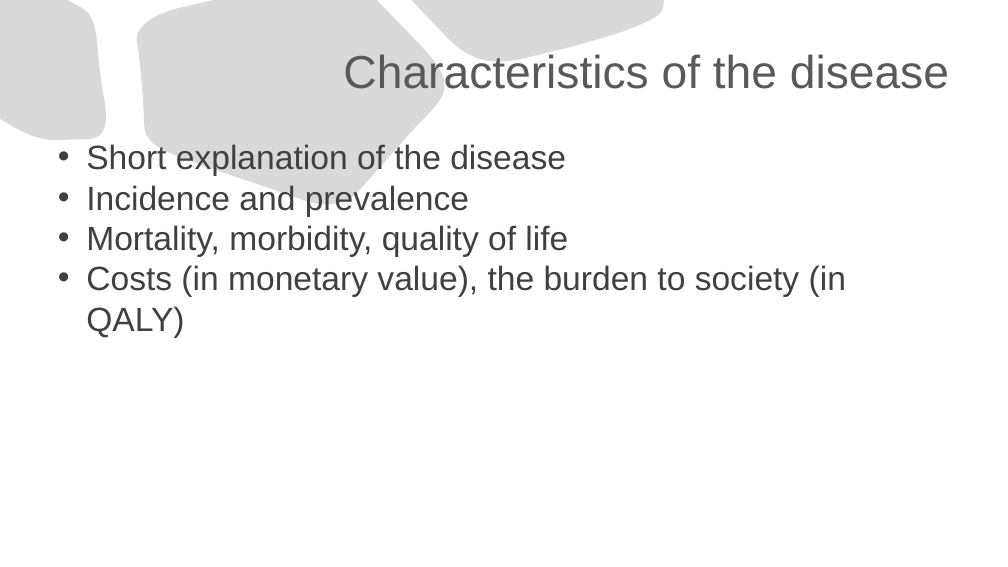
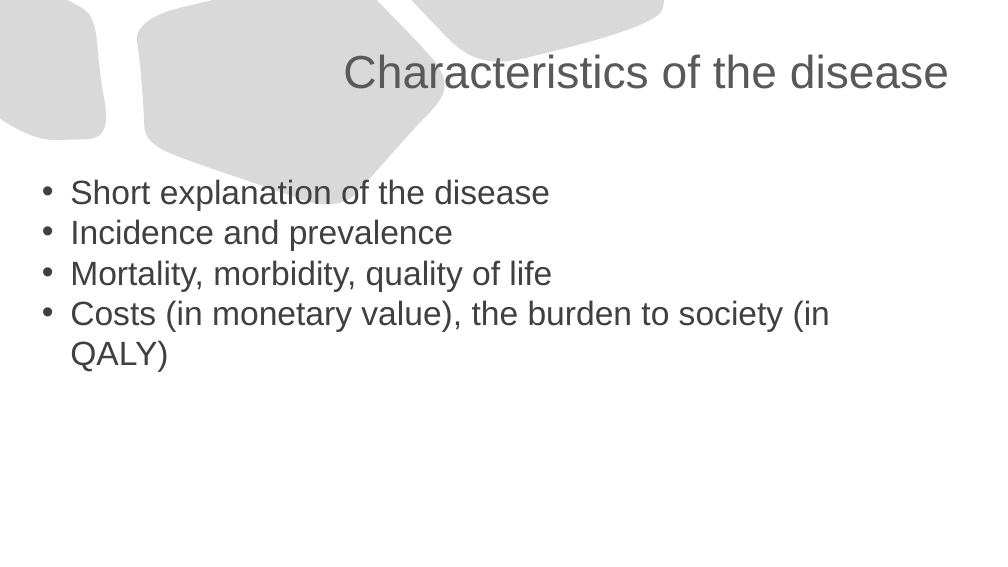
Before and after one commit to kostadinoff/SMU_seminar_in_economic-_evaluation_in_Healthcare, a slide deck: slide 2 of group_assigment/group_assigment.pptx. Drawn at 1008x567 pixels with LibreOffice and Linux fonts; fonts in the diff are those of the drawing. Boxes give left, top, right and bottom in pixels: in the first picture for what was removed or moved away, otherwise in the second. Text is boxed around its words. In the diff, an @@ line names an element or a change of style, - is before the commit and + after.

```diff
--- a/group_assigment/group_assigment.pptx
+++ b/group_assigment/group_assigment.pptx
@@ text "Short explanation of the disease": place and size @@
-text "Short explanation of the disease" at [86,144,846,338]
+text "Short explanation of the disease" at [70,179,830,372]
```
Also in this commit, not shown: 1 other file.
